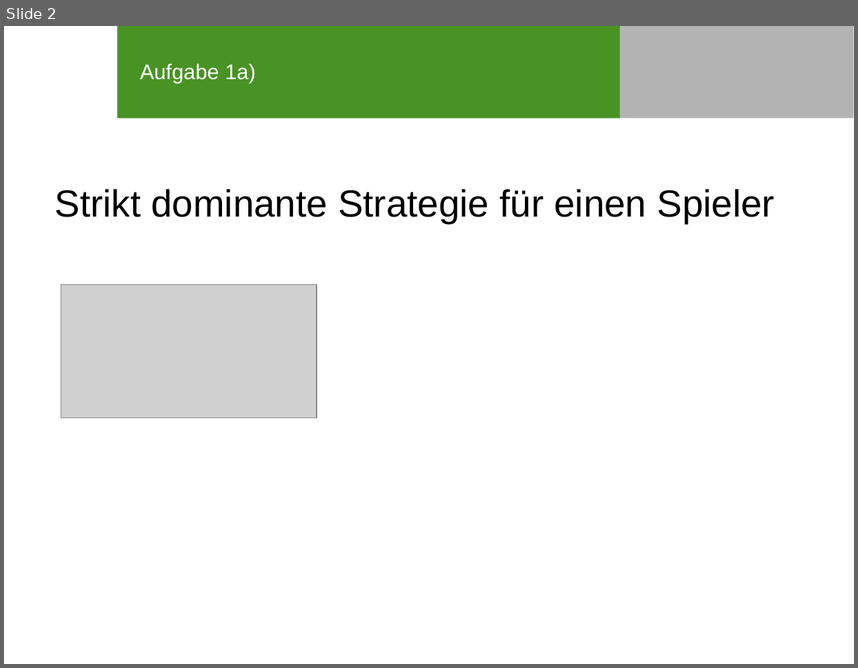
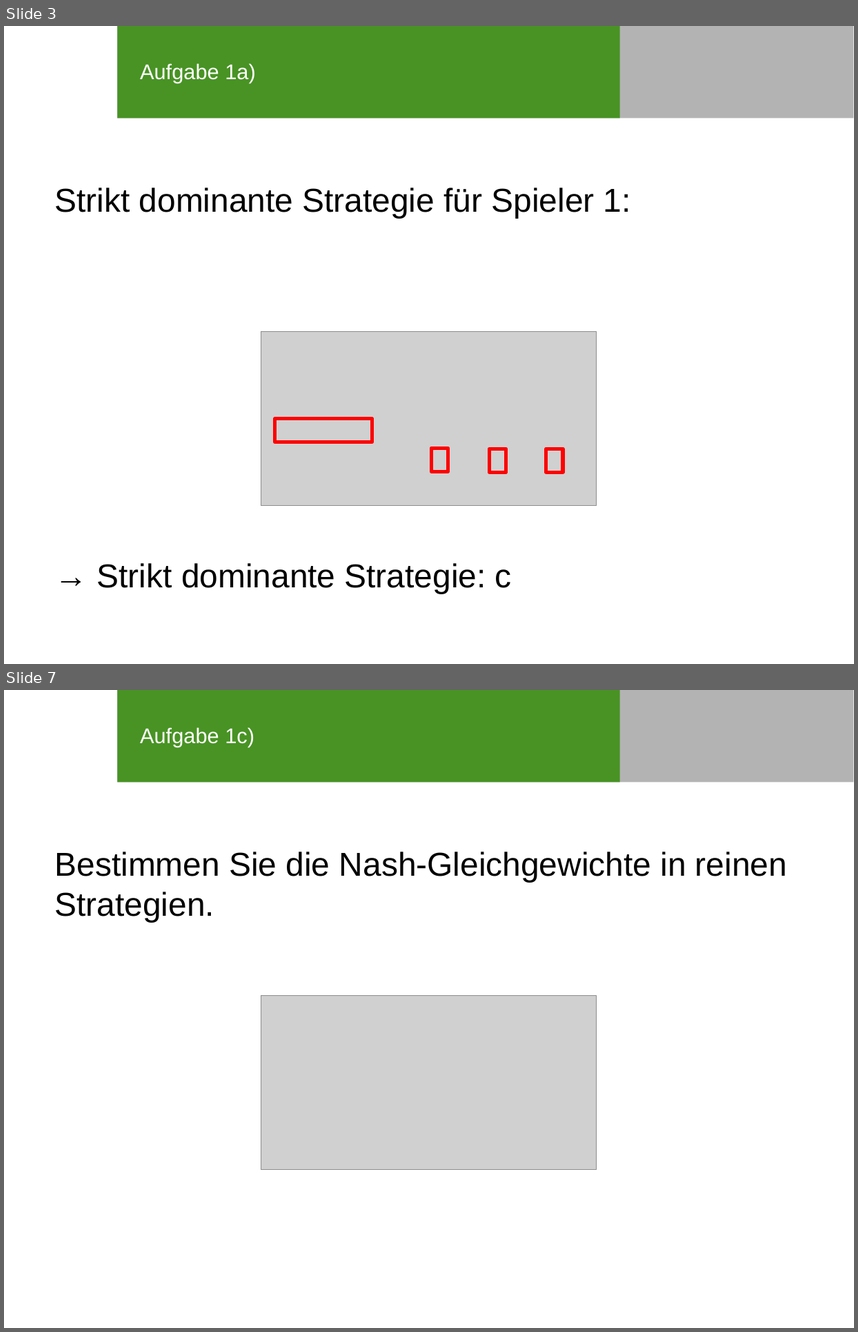
Before and after one commit to SOAS-Uni-Augsburg/ws16-17-group-10, a slide deck: Blatt-04/Präsi_Blatt04_Aufgabe2.ppt. Shown one above the other, each under a label of ours: slide 2 before the commit, slides 3 and 7 after it; the slides between them are not shown. The pictures are 858x668 and 858x1332 pixels, drawn with LibreOffice and Linux fonts; fonts in the diff are those of the drawing; grey boxes stand for pictures; background and template pictures are left out. Boxes give left, top, right and bottom in pixels: in the first picture for what was removed or moved away, otherwise in the second. Text is boxed around its words. In the diff, an @@ line names an element or a change of style, - is before the commit and + after.

Commit message:
Präsentation Blatt04 Aufgabe2

```diff
--- a/Blatt-04/Präsi_Blatt04_Aufgabe2.ppt
+++ b/Blatt-04/Präsi_Blatt04_Aufgabe2.ppt
@@ slide 7 added at bbox=[4, 690, 854, 1328], background #FFFFFF; not listed: 2 template elements that a slide beside it also shows @@
@@ title added at bbox=[140, 727, 254, 747], 18 pt, text #FFFFFF @@
+Aufgabe 1c)
@@ text added at bbox=[55, 851, 787, 922], 28 pt, text #000000 @@
+Bestimmen Sie die Nash-Gleichgewichte in reinen Strategien.
@@ picture added at bbox=[261, 995, 595, 1170] @@
@@ what was slide 2 is now slide 3 @@
@@ slide 3 changed as well @@
@@ text at bbox=[55, 187, 631, 593]: text changed; size 32 to 28 pt @@
-Strikt dominante Strategie für einen Spieler
+Strikt dominante Strategie für Spieler 1:
+→ Strikt dominante Strategie: c
@@ picture: place and size @@
-picture at bbox=[61, 285, 317, 417]
+picture at bbox=[261, 331, 595, 506]
@@ group added at bbox=[275, 419, 564, 472]: 4 rectangles @@
```
Also in this commit, not shown: 1 other slide changed, 28 other slides added, 1 other file.
